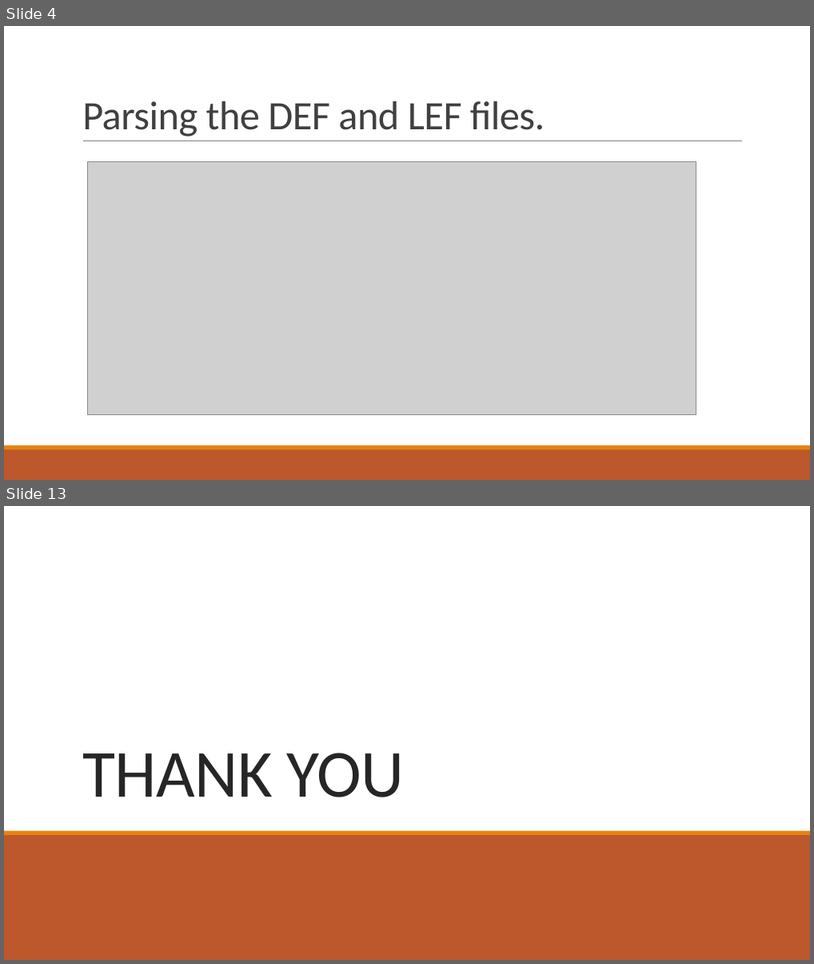
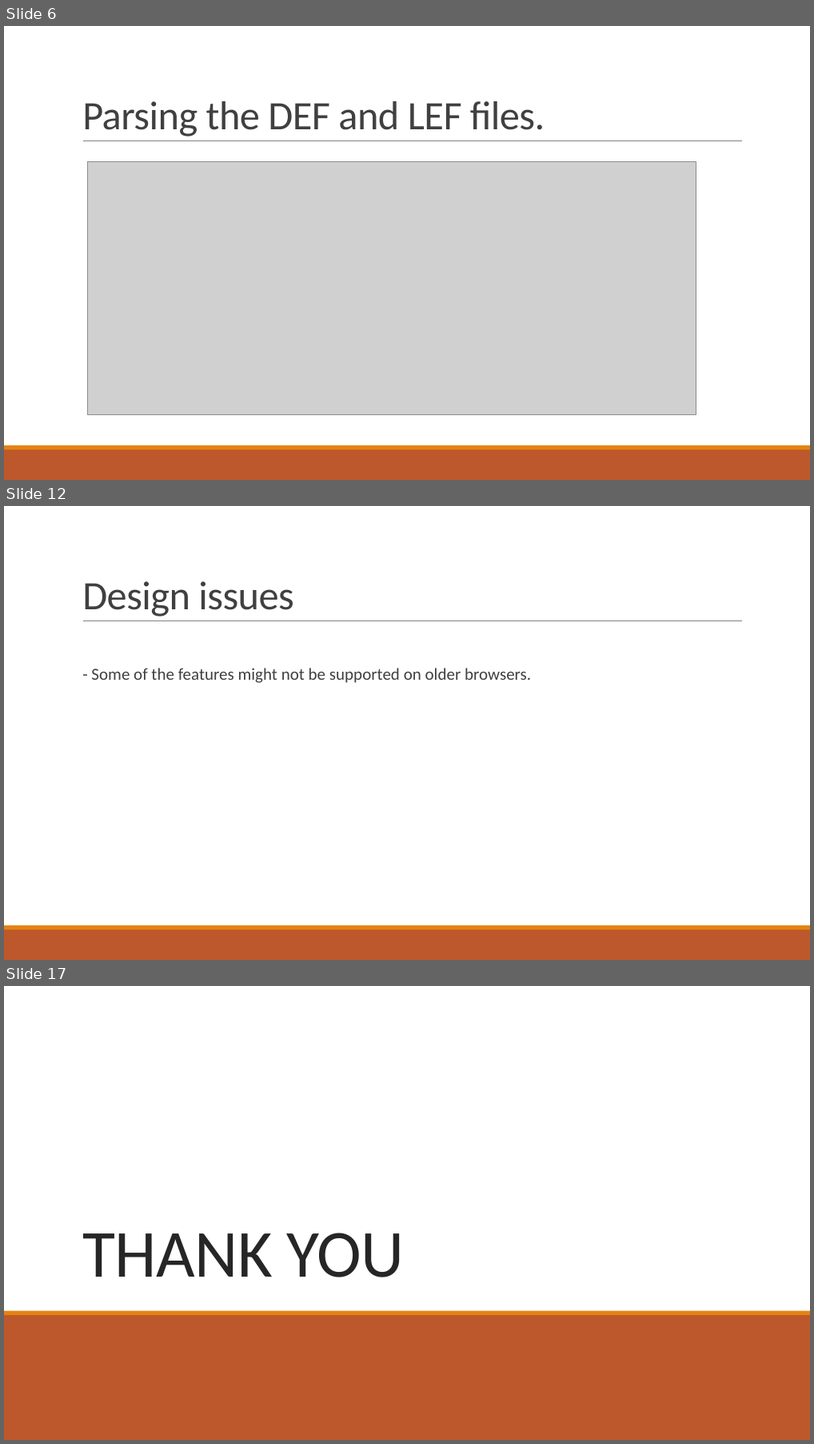
Before and after one commit to AhmedSharaf98/DEF-to-SVG, a slide deck: docs/DEF-LEF to SVG.pptx. Shown one above the other, each under a label of ours: slides 4 and 13 before the commit, slides 6, 12 and 17 after it; the slides between them are not shown. The pictures are 814x964 and 814x1444 pixels, drawn with LibreOffice and Linux fonts; fonts in the diff are those of the drawing; grey boxes stand for pictures. Boxes give left, top, right and bottom in pixels: in the first picture for what was removed or moved away, otherwise in the second. Text is boxed around its words. In the diff, an @@ line names an element or a change of style, - is before the commit and + after.

```diff
--- a/docs/DEF-LEF to SVG.pptx
+++ b/docs/DEF-LEF to SVG.pptx
@@ slide 12 added at <box>4,506,810,960</box>, background #FFFFFF; not listed: 3 template elements that a slide beside it also shows @@
@@ title added at <box>82,581,294,616</box>, 48 pt, text #404040 @@
+Design issues
@@ text added at <box>91,668,531,683</box>, 20 pt, text #404040 @@
+  - Some of the features might not be supported on older browsers.
@@ what was slide 4 is now slide 6 @@
@@ what was slide 13 is now slide 17 @@
```
Also in this commit, not shown: 9 slides changed, 5 other slides added, 2 slides removed, 1 other file.
